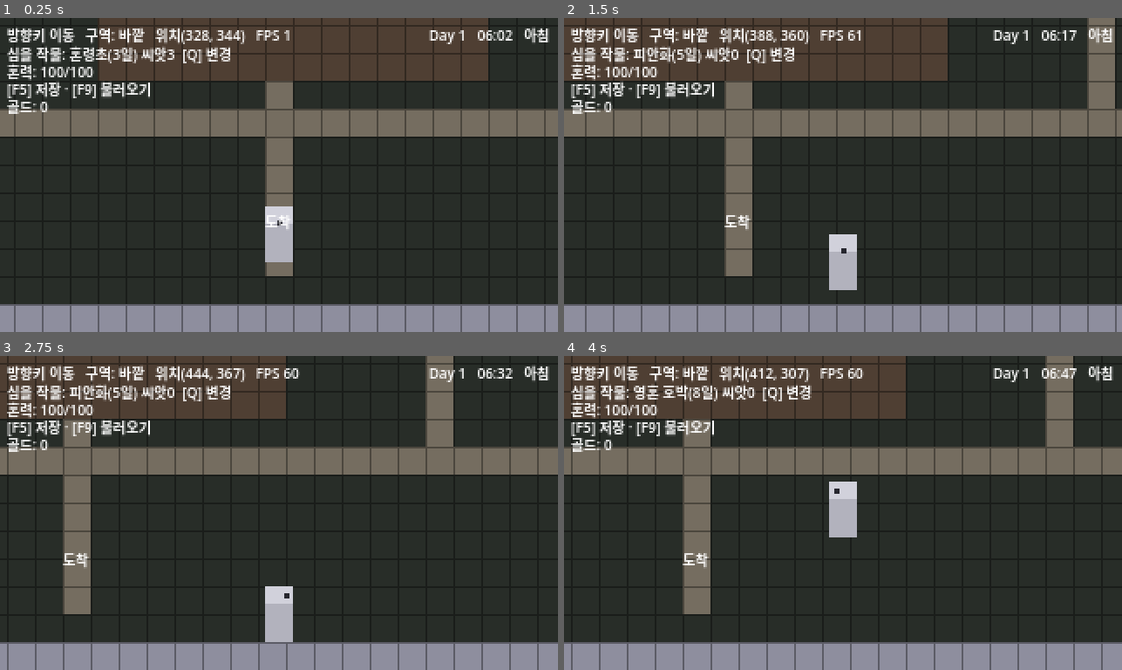
Above: before the commit, frames 1-4 (two rows, left to right).
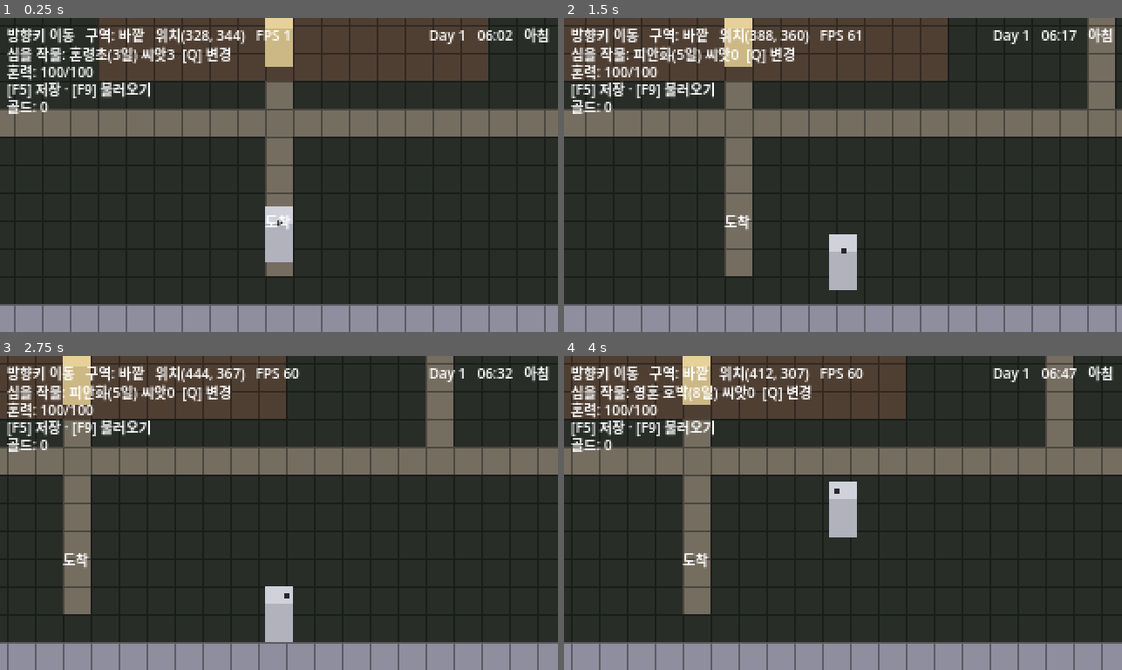
Above: after the commit, the same moments.

Repository: JeffKM/naraka-valley
Game: Godot game, scene res://main.tscn
Two runs of this game, one before a commit and one after it. Both use one fixed random seed, a clock stepped at 60 frames per second and the inputs below.
Inputs:
- Up to frame 1 (0.25 s): no input
- Up to frame 2 (1.5 s): tap Enter (ui_accept) at 0.5 s; hold Right (ui_right) 0.53-1.28 s; tap E (interact) at 0.6 s; tap B (shop_buy) at 0.77 s; hold Down (ui_down) from 1.28 s (still down); tap Q (cycle_crop) at 1.35 s
- Up to frame 3 (2.75 s): tap B (shop_buy) at 1.52 s; tap E (interact) at 1.55, 2.1 s; release Down (ui_down) at 2.03 s; hold Right (ui_right) from 2.03 s (still down)
- Up to frame 4 (4 s): release Right (ui_right) at 2.78 s; hold Up (ui_up) 2.78-3.53 s; tap E (interact) at 2.85, 3.8 s; tap B (shop_buy) at 3.02, 3.77 s; hold Left (ui_left) from 3.53 s (still down); tap Q (cycle_crop) at 3.6 s

The runs differ from the first frame. In frame 1, 0.8% of the frame differs, in the area x 47-53%, y 0-16%; in frame 2, 0.7%; in frame 3, 0.7%; in frame 4, 0.7%.

Commit message:
✨ feat: T3.2 미호 NPC 배치 + 대화 텍스트박스 — 첫 사람 접점
심고-팔던 농사·경제 루프 위에 간판 캐릭터이자 농사 멘토 미호(CONTEXT '미호')를
밭에 세우고, 말 걸면 텍스트박스가 뜨고 끝까지 넘기면 닫히게 했다. 다음 스프린트의
호감도(T3.3)·여우불(T3.4)이 붙을 첫 사람 접점이다. 회색 박스+텍스트만(ADR-0001,
초상화는 Phase 2).

- miho.gd(Miho, Node2D): player.gd처럼 16×32 회색 자리를 _draw로 그리되 따뜻한
  톤+여우귀 뿔로 구분. 대사(LINES)는 캐릭터가 들고 옴(ADR-0005: 서사는 캐릭터에만),
  밝은 멘토+"파괴의 불→양육의 불" 속죄(ADR-0004)를 담되 메인 플롯 비의존 온보딩성.
- dialogue.gd(DialogueBox): 화자·줄·열림만 들고 start/advance/is_last/progress +
  changed/finished 시그널을 내는 순수 진행기(누구 대사든 모름 → 멜·바나 재사용).
  대화는 일시 상태라 세이브 안 함(호감도는 T3.3에서 별도 노드가 짐).
- main: 미호는 밭 남쪽 입구 칸(MIHO_TILE 20,14)에 세워 길에서 위를 보면 바로 향하게
  (멘토가 문 앞에서 맞이) + 그 칸은 _is_farmable에서 제외해 밭 동작과 충돌 방지.
  바라보는 칸이 미호면 E로 대화 시작(밭 동작보다 우선), 대화 중엔 player 물리를 꺼
  이동 잠금 후 E로 한 줄씩 넘기고 끝나면 패널 숨김+이동 잠금 해제. 패널은 changed
  시그널로 갱신(시그널 디커플링), 하단 프롬프트에 "[E] 미호와 대화" 추가.

헤드리스 단위검증(빈 대사 무시·시작 시 첫 줄·열린 중 재시작 무시·줄 넘김·마지막
판정·끝까지 넘기면 닫힘+finished 1회·changed=줄 수·닫힌 뒤 advance 무시·미호
대사/이름) + 통합 임포트·구동 클린(에러·경고 0).

Co-Authored-By: Claude Opus 4.8 (1M context) <noreply@anthropic.com>

Diff:
--- /dev/null
+++ b/game/dialogue.gd
@@ -0,0 +1,69 @@
+extends Node
+class_name DialogueBox
+# T3.2 — 대화 텍스트박스: 줄 단위 대사를 순서대로 넘긴다.
+#
+# 목적: "미호에게 말 걸면 텍스트박스가 뜨고 끝까지 넘기면 닫힌다"를 회색 박스+
+#       텍스트만으로 검증한다(ADR-0001 그레이박스). 초상화 일러스트는 Phase 2.
+#
+# 설계 메모:
+#   - energy.gd·wallet.gd와 같은 결: 이 노드는 "대사 진행"이라는 단일 책임만
+#     가진다. 화면 표시(패널 Label)·입력 라우팅(말걸기·넘기기)·이동 잠금은
+#     main.gd가 맡고, 여기서는 상태(현재 줄·열림 여부)와 시그널만 제공한다.
+#   - 대화는 일시적 상태라 세이브하지 않는다(호감도는 T3.3에서 별도 노드가 진다).
+#   - 대사 내용은 화자(miho.gd)가 들고 온다(ADR-0005: 서사 텍스트는 캐릭터에만).
+#     DialogueBox는 누가 무슨 말을 하든 모르는 순수 진행기다 — 멜·바나도 같은 박스를 쓴다.
+
+signal changed(speaker: String, line: String)  # 현재 줄이 바뀐 프레임(main이 패널 갱신)
+signal finished()                                # 마지막 줄까지 넘겨 닫힘(이동 잠금 해제 훅)
+
+var _speaker: String = ""
+var _lines: PackedStringArray = PackedStringArray()
+var _index: int = -1   # -1 = 닫힘. 0..n-1 = 현재 보여주는 줄.
+
+# 대화 중인가(패널이 떠 있는가). main이 입력 라우팅·이동 잠금에 쓴다.
+func is_open() -> bool:
+	return _index >= 0
+
+# 현재 줄이 마지막인가(다음에 넘기면 닫힘). UI에서 "다음/닫기" 안내를 가른다.
+func is_last() -> bool:
+	return is_open() and _index == _lines.size() - 1
+
+# 대화를 시작한다. 이미 열렸거나 줄이 없으면 아무 일도 하지 않는다(잘못된 호출 방어).
+# 성공 시 첫 줄로 changed를 발화한다.
+func start(speaker: String, lines: PackedStringArray) -> void:
+	if is_open() or lines.is_empty():
+		return
+	_speaker = speaker
+	_lines = lines
+	_index = 0
+	changed.emit(_speaker, _lines[_index])
+
+# 다음 줄로 넘긴다. 마지막 줄에서 넘기면 닫히고 finished를 발화한다.
+# 닫혀 있으면 아무 일도 하지 않는다(잘못된 입력 방어).
+func advance() -> void:
+	if not is_open():
+		return
+	_index += 1
+	if _index >= _lines.size():
+		_close()
+		return
+	changed.emit(_speaker, _lines[_index])
+
+func _close() -> void:
+	_index = -1
+	_speaker = ""
+	_lines = PackedStringArray()
+	finished.emit()
+
+# 현재 화자/줄(패널 렌더용). 닫혀 있으면 빈 문자열.
+func speaker() -> String:
+	return _speaker if is_open() else ""
+
+func line() -> String:
+	return _lines[_index] if is_open() else ""
+
+# 진행 표시(예: "1/5"). UI에서 "더 있음/끝"을 한눈에 알린다. 닫혀 있으면 빈 문자열.
+func progress() -> String:
+	if not is_open():
+		return ""
+	return "%d/%d" % [_index + 1, _lines.size()]
--- a/game/main.gd
+++ b/game/main.gd
@@ -69,6 +69,10 @@
 const FARM_RECT := Rect2i(14, 4, 14, 11)  # x14..27, y4..14
 const CAFE_RECT := Rect2i(30, 4, 8, 7)    # x30..37, y4..10
 const SPAWN_TILE := Vector2i(20, 21)      # 도착 지점
+# T3.2 미호가 서 있는 칸 — 밭 남쪽 입구(도착→복도→밭 동선의 첫 밭 칸). 길에서 위를
+# 바라보면 바로 미호를 향하게 되어, 멘토가 밭 문 앞에서 맞이하는 자연스러운 첫 만남.
+# 이 칸은 농사 대상에서 제외한다(_is_farmable). NPC와 밭 동작이 겹치지 않게.
+const MIHO_TILE := Vector2i(20, 14)
 
 @onready var ground: TileMapLayer = $Ground
 @onready var field_layer: TileMapLayer = $Field           # T2.1 밭 상태 오버레이
@@ -89,6 +93,10 @@
 @onready var gold_label: Label = $CanvasLayer/GoldLabel        # T3.1 골드 HUD
 @onready var shop_panel: ColorRect = $CanvasLayer/ShopPanel    # T3.1 카페 출하대 패널 배경
 @onready var shop_text: Label = $CanvasLayer/ShopPanel/Text    # T3.1 패널 본문
+@onready var miho: Miho = $Miho                               # T3.2 미호 NPC(그레이박스)
+@onready var dialogue: DialogueBox = $Dialogue                # T3.2 대사 진행기
+@onready var dialogue_panel: ColorRect = $CanvasLayer/DialoguePanel  # T3.2 대화 텍스트박스 배경
+@onready var dialogue_text: Label = $CanvasLayer/DialoguePanel/Text  # T3.2 대화 본문
 @onready var fade: ColorRect = $CanvasLayer/Fade
 
 var _grid: Array = []  # _grid[y][x] = 타일 id
@@ -119,6 +127,10 @@
 	_place_labels()
 	_setup_player_and_camera()
 	_setup_clock()
+	# T3.2 미호를 밭 입구 칸 중앙에 세우고, 대사 진행 시그널을 패널·이동잠금에 연결한다.
+	miho.position = _tile_center_px(MIHO_TILE)
+	dialogue.changed.connect(_on_dialogue_changed)
+	dialogue.finished.connect(_on_dialogue_finished)
 	# T2.5 세이브가 있으면 시작 시 자동 복원 → "껐다 켜도 그대로"가 성립한다.
 	if saver.has_save():
 		_load_game()
@@ -397,6 +409,14 @@
 	_notice_secs = 2.0
 
 func _process(delta: float) -> void:
+	# T3.2 대화 중엔 다른 모든 입력을 막고 대사 넘기기(E)만 처리한다. 이동은 대화
+	# 시작 시 player 물리를 꺼 잠가 두었고(_start_dialogue), 끝나면 다시 켠다.
+	# 패널 본문은 dialogue.changed 시그널로 갱신되므로 여기선 입력만 본다.
+	if dialogue.is_open():
+		if Input.is_action_just_pressed("interact"):
+			dialogue.advance()
+		return
+
 	# 취침 입력: 집 안에서 Enter/Space(ui_accept)
 	if _can_sleep() and Input.is_action_just_pressed("ui_accept"):
 		_do_sleep()
@@ -422,6 +442,13 @@
 	# T2.4 행동 한 번마다 혼력을 쓴다. 혼력이 바닥나면(can_act false) 행동이 막힌다.
 	# T3.1 심기엔 씨앗이 필요하고, 수확물은 인벤토리에 쌓인다(경제 순환의 양끝).
 	_update_target()
+	# T3.2 미호에게 말 걸기: 바라보는 칸이 미호 칸이면 E로 대화를 연다(밭 동작보다
+	# 우선 — 미호 칸은 농사 대상에서 빠져 있어 둘이 겹치지 않는다). facing_miho는 아래
+	# 하단 프롬프트에서도 재사용한다.
+	var facing_miho := not _sleeping and _target == MIHO_TILE
+	if facing_miho and Input.is_action_just_pressed("interact"):
+		_start_dialogue()
+		return
 	if not _sleeping and _target_valid and Input.is_action_just_pressed("interact"):
 		_try_farm_action()
 
@@ -451,9 +478,12 @@
 	# 집 안에서만 취침 안내를 띄운다(연출 중엔 숨김).
 	sleep_prompt.visible = _can_sleep()
 	# 하단 프롬프트(집은 sleep_prompt, 카페·밭은 interact_prompt — 구역이 달라 겹치지 않음).
-	# 우선순위: 패널이 열렸으면 패널이 대신하니 숨김 > 카페 출하대 안내 > 밭 동작 안내.
+	# 우선순위: 패널이 열렸으면 패널이 대신하니 숨김 > 미호 말걸기 > 카페 출하대 > 밭 동작.
 	if _shop_open:
 		interact_prompt.visible = false
+	elif facing_miho:
+		interact_prompt.visible = true
+		interact_prompt.text = "[E] %s와 대화" % miho.display_name()
 	elif not _sleeping and _zone_at(p) == "카페":
 		interact_prompt.visible = true
 		interact_prompt.text = "[E] 카페 출하대"
@@ -545,6 +575,28 @@
 		],
 		"[Q] 작물 변경    [E] 닫기",
 	])
+
+# ── T3.2 미호 대화 ─────────────────────────────────────────────────────────
+# 말 걸면 텍스트박스가 뜨고, E로 끝까지 넘기면 닫힌다(완료기준). 대사 내용은 미호가
+# 들고 오고(ADR-0005), 진행·열림은 DialogueBox가, 패널 표시·이동잠금은 main이 맡는다.
+func _start_dialogue() -> void:
+	# 대사가 없으면 시작하지 않는다(이동을 잠근 채 못 닫는 상태 방지).
+	if miho.lines().is_empty():
+		return
+	player.set_physics_process(false)  # 대화 중 이동 잠금(취침 연출과 같은 결)
+	player.velocity = Vector2.ZERO
+	dialogue.start(miho.display_name(), miho.lines())
+
+# 현재 줄이 바뀔 때마다(시작·넘기기) 패널을 갱신한다. 마지막 줄이면 "닫기"로 안내.
+func _on_dialogue_changed(speaker: String, line: String) -> void:
+	dialogue_panel.visible = true
+	var hint := "[E] 닫기" if dialogue.is_last() else "[E] 다음"
+	dialogue_text.text = "%s\n\n%s\n\n%s   %s" % [speaker, line, dialogue.progress(), hint]
+
+# 마지막 줄까지 넘겨 닫혔을 때: 패널을 숨기고 이동 잠금을 푼다.
+func _on_dialogue_finished() -> void:
+	dialogue_panel.visible = false
+	player.set_physics_process(true)
 
 # ── T2.1 상호작용 대상 칸 / 시각화 ────────────────────────────────────────
 # 플레이어 발 타일에서 바라보는 방향으로 한 칸 앞을 대상으로 삼는다.
@@ -566,8 +618,11 @@
 		queue_redraw()  # 커서 위치/표시 갱신
 
 # 상호작용 가능한 칸 = 맵 안 + 밭 흙(SOIL). 길·집·카페·벽은 제외.
+# T3.2 미호가 선 칸은 사람 자리라 농사 대상에서 뺀다(말걸기와 밭 동작 충돌 방지).
 func _is_farmable(t: Vector2i) -> bool:
 	if t.x < 0 or t.x >= MAP_W or t.y < 0 or t.y >= MAP_H:
+		return false
+	if t == MIHO_TILE:
 		return false
 	return _grid[t.y][t.x] == SOIL
 
--- a/game/main.tscn
+++ b/game/main.tscn
@@ -8,6 +8,8 @@
 [ext_resource type="Script" path="res://save.gd" id="6"]
 [ext_resource type="Script" path="res://wallet.gd" id="7"]
 [ext_resource type="Script" path="res://inventory.gd" id="8"]
+[ext_resource type="Script" path="res://dialogue.gd" id="9"]
+[ext_resource type="Script" path="res://miho.gd" id="10"]
 
 [node name="Main" type="Node2D"]
 script = ExtResource("1")
@@ -33,6 +35,12 @@
 
 [node name="Inventory" type="Node" parent="."]
 script = ExtResource("8")
+
+[node name="Dialogue" type="Node" parent="."]
+script = ExtResource("9")
+
+[node name="Miho" type="Node2D" parent="."]
+script = ExtResource("10")
 
 [node name="Player" parent="." instance=ExtResource("2")]
 position = Vector2(328, 344)
@@ -124,6 +132,23 @@
 theme_override_font_sizes/font_size = 8
 text = "..."
 
+[node name="DialoguePanel" type="ColorRect" parent="CanvasLayer"]
+visible = false
+offset_left = 8.0
+offset_top = 118.0
+offset_right = 312.0
+offset_bottom = 174.0
+color = Color(0.08, 0.08, 0.12, 0.92)
+
+[node name="Text" type="Label" parent="CanvasLayer/DialoguePanel"]
+offset_left = 8.0
+offset_top = 5.0
+offset_right = 296.0
+offset_bottom = 51.0
+theme_override_font_sizes/font_size = 8
+text = "..."
+autowrap_mode = 2
+
 [node name="Fade" type="ColorRect" parent="CanvasLayer"]
 modulate = Color(1, 1, 1, 0)
 anchor_right = 1.0
--- /dev/null
+++ b/game/miho.gd
@@ -0,0 +1,49 @@
+extends Node2D
+class_name Miho
+# T3.2 — 미호 NPC (그레이박스 자리 + 대사).
+#
+# 목적: 농사 멘토 미호를 밭에 배치하고, 말 걸면 대사를 들려준다.
+#       회색 박스만(ADR-0001). 초상화 일러스트는 Phase 2.
+#
+# 설계 메모:
+#   - player.gd처럼 자기 몸(16×32 회색 자리)을 _draw로 그린다(발치 원점 규약 동일).
+#     플레이어(0.70 무채색)와 구분되게 살짝 따뜻한 회색 — 노란 한복·여우불을 암시하되
+#     회색 기조는 유지(그레이박스). 머리 위 작은 뿔 두 개로 여우귀를 넌지시 표현한다.
+#   - 대사는 캐릭터가 든다(ADR-0005: 서사 텍스트는 캐릭터에만). DialogueBox는 순수
+#     진행기라 내용을 모른다 — 여기 lines()가 그 출처다.
+#   - 속죄 테마(ADR-0004: 미호 방화→양육)와 밝은 성격(CONTEXT '미호': 해맑은 농사
+#     멘토)을 대사에 담되, 메인 플롯에 의존하지 않는 독립 온보딩성 안내로 닫는다.
+#   - 위치(어느 칸에 서 있나)는 main이 소유한다(TILE 규격도 main 것). main이 타일
+#     중앙으로 position을 맞추고, 상호작용 대상 판정도 main의 MIHO_TILE로 한다.
+
+const BODY_SIZE := Vector2(16, 32)  # NPC 자리 규격(ADR-0003, 플레이어와 동일)
+
+# 미호의 첫 대사(그레이박스). 밝고 해맑은 농사 멘토 + "파괴의 불 → 양육의 불" 속죄.
+# PackedStringArray() 생성자는 상수식이 아니라 const로 못 두므로, 상수식인 배열
+# 리터럴로 두고 lines()에서 PackedStringArray로 변환해 넘긴다.
+const LINES := [
+	"어, 새 식구다! 반가워~ 난 미호, 이 밭 담당이야.",
+	"여기선 [E]로 흙 갈고, 씨앗 심고, 물 주면 돼. 쉽지?",
+	"내 여우불… 옛날엔 막 태워먹었는데, 여기선 작물 키우는 데 쓴단다. 신기하지!",
+	"다 자란 건 카페 출하대에 팔아 골드를 벌고, 그 돈으로 또 씨앗을 사면 돼.",
+	"모르는 거 있음 언제든 불러. 난 늘 여기 있을게~",
+]
+
+# 대화창에 띄울 이름.
+func display_name() -> String:
+	return "미호"
+
+# 말 걸었을 때 들려줄 대사 줄들(DialogueBox가 순서대로 넘긴다).
+func lines() -> PackedStringArray:
+	return PackedStringArray(LINES)
+
+func _draw() -> void:
+	# 몸체: 발치 원점 기준 위로 16×32. 플레이어보다 따뜻한 톤으로 한눈에 구분.
+	var body := Rect2(-BODY_SIZE.x * 0.5, -BODY_SIZE.y, BODY_SIZE.x, BODY_SIZE.y)
+	draw_rect(body, Color(0.80, 0.72, 0.52))
+	# 머리 약간 밝게(그레이박스 시인성)
+	draw_rect(Rect2(body.position, Vector2(BODY_SIZE.x, 10)), Color(0.90, 0.82, 0.60))
+	# 여우귀 암시: 머리 위 양옆 작은 뿔 두 개
+	var top := -BODY_SIZE.y
+	draw_rect(Rect2(-6, top - 3, 3, 3), Color(0.90, 0.82, 0.60))
+	draw_rect(Rect2(3, top - 3, 3, 3), Color(0.90, 0.82, 0.60))
Not shown, added: game/dialogue.gd.uid
Not shown: 1 places in game/main.tscn that only renumber resources
Not shown, added: game/miho.gd.uid
Not shown, changed: ROADMAP.md
Not shown, changed: game/README.md
